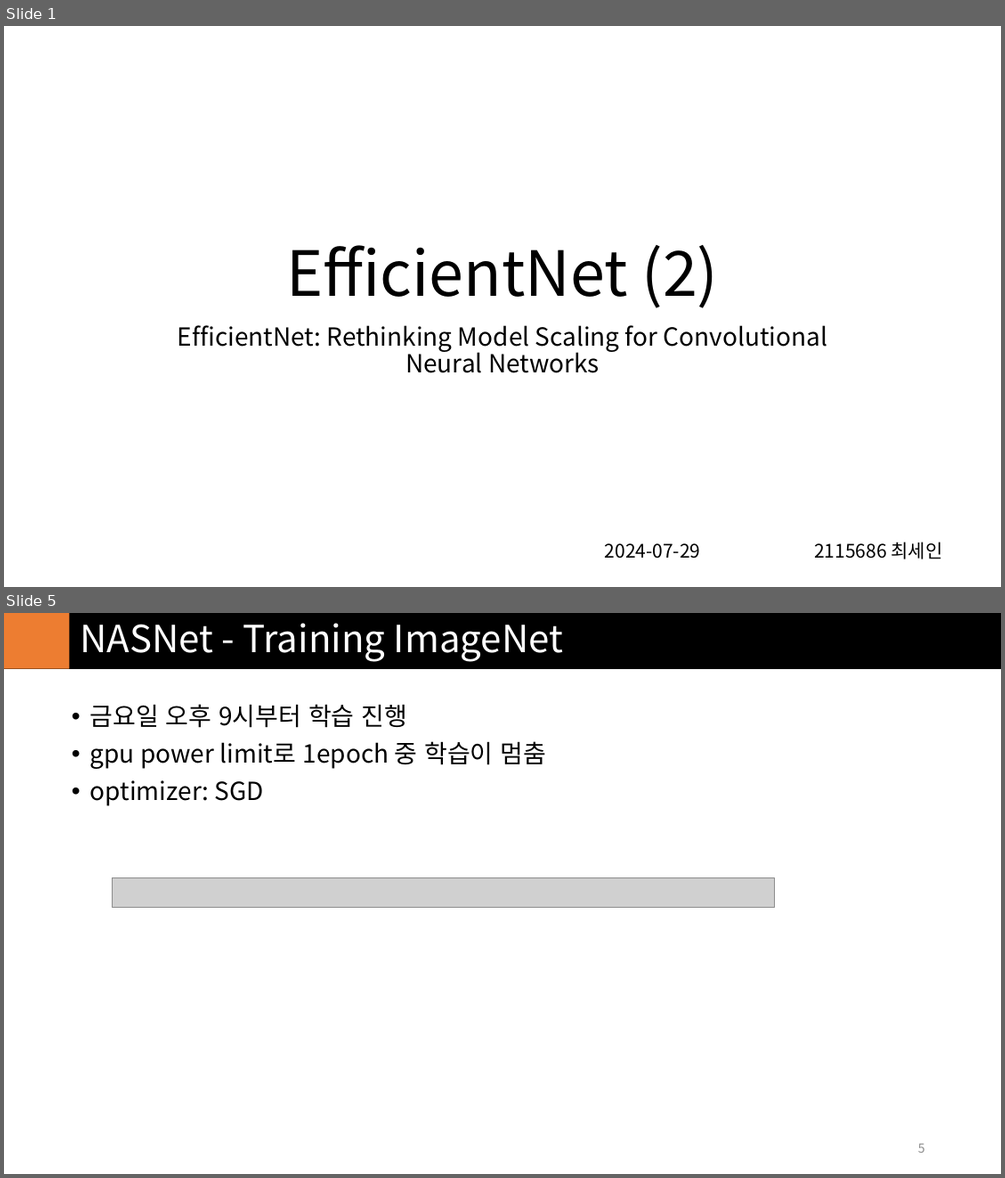
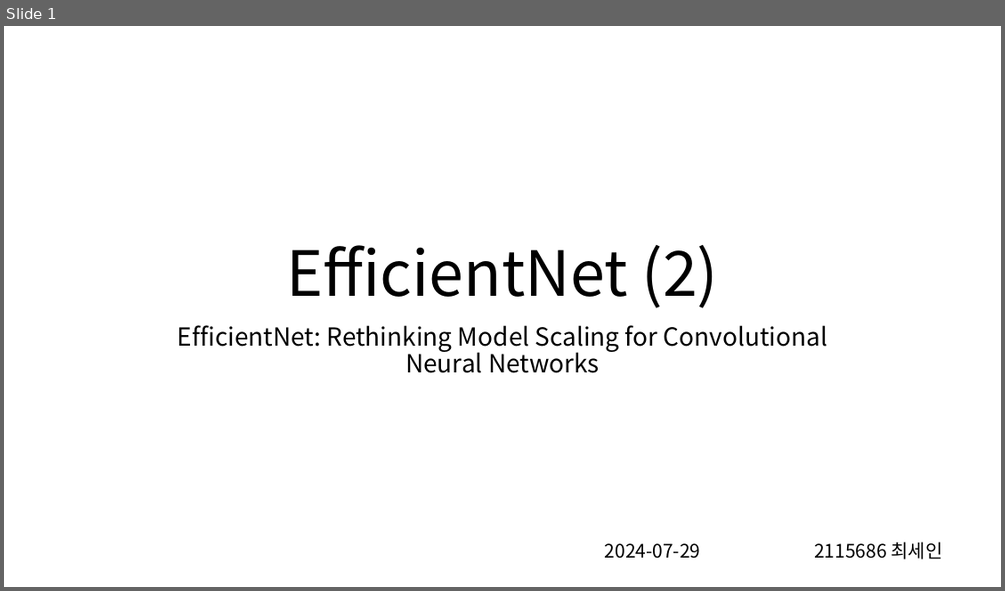
Before and after one commit to in3der/ivpl_Study_Model, a slide deck: EfficientNet/report/NASNet&EfficientNet_2.pptx. Shown one above the other, each under a label of ours: slides 1 and 5 before the commit, slide 1 after it; the slides between them are not shown. The pictures are 1005x1178 and 1005x591 pixels, drawn with LibreOffice and Linux fonts; fonts in the diff are those of the drawing; grey boxes stand for pictures. Boxes give left, top, right and bottom in pixels: in the first picture for what was removed or moved away, otherwise in the second. Text is boxed around its words. In the diff, an @@ line names an element or a change of style, - is before the commit and + after.

```diff
--- a/EfficientNet/report/NASNet&EfficientNet_2.pptx
+++ b/EfficientNet/report/NASNet&EfficientNet_2.pptx
@@ slide 5 removed at [4,613,1001,1174], background #FFFFFF @@
@@ rectangle removed at [4,613,1001,668] @@
@@ rectangle removed at [4,613,70,668] @@
@@ title removed at [80,623,563,662] @@
-NASNet - Training ImageNet
@@ text removed at [90,704,547,806] @@
-• 금요일 오후 9시부터 학습 진행
-• gpu power limit로 1epoch 중 학습이 멈춤
-• optimizer: SGD
@@ picture removed at [113,878,775,908] @@
@@ page number removed at [918,1143,925,1152] @@
-5
```
Also in this commit, not shown: 3 slides changed, 6 slides added, 7 other slides removed, 1 other file.
